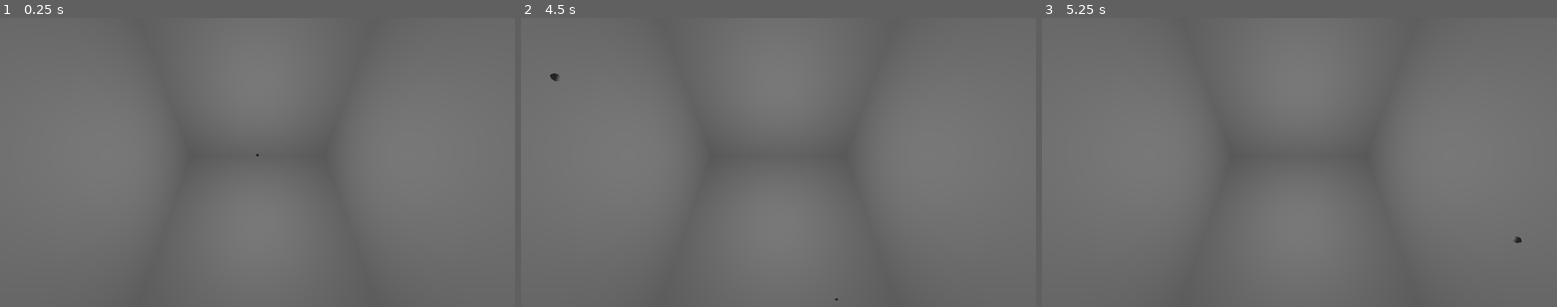
Above: before the commit, frames 1-3 (left to right).
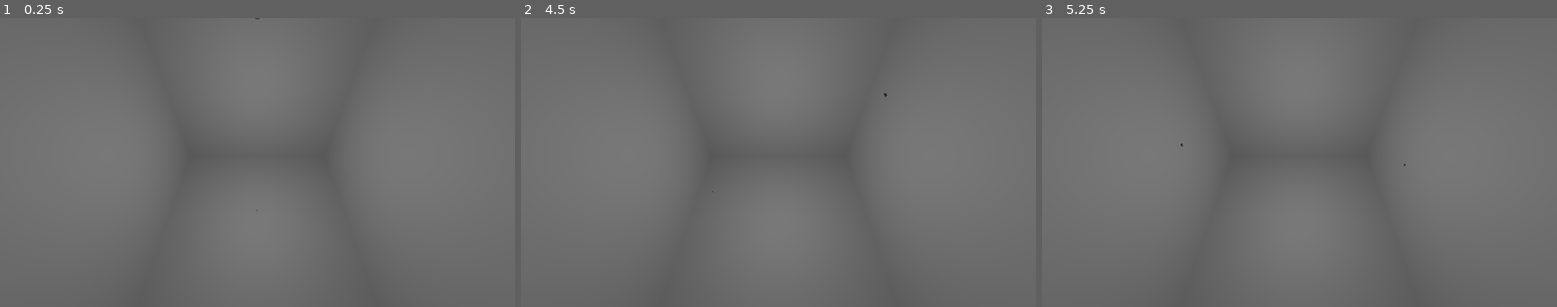
Above: after the commit, the same moments.

Repository: sciemniak000/Pool3D
Game: Godot game, scene res://pool_area.tscn
Same seed, same stepped clock (60 frames per second), same inputs: the game is played once before the commit and once after it.
Inputs:
- Up to frame 1 (0.25 s): no input
- Up to frame 2 (4.5 s): tap Enter at 0.5, 2, 3.5 s; tap Space at 1.25, 2.75, 4.25 s
- Up to frame 3 (5.25 s): no input

The runs differ from the first frame. In frame 1, less than 0.1% of the frame differs, in the area x 49-51%, y 0-67%; in frame 2, less than 0.1%, in the area x 5-72%, y 19-98%; in frame 3, less than 0.1%.

Commit message:
Balls collisions with wrong angles

Diff:
--- a/Node3DBall.gd
+++ b/Node3DBall.gd
@@ -8,9 +8,13 @@
 var wallsGettingNearer := [null, null, null]
 var distancesFromWalls := [1., 1., 1.]
 
+@onready var radiusContainer := $StaticBody3D/CollisionShape3D/CSGSphere3D
+var radius
+
 # Called when the node enters the scene tree for the first time.
 func _ready():
 	speed = Vector3(0., 0., 0.)
+	radius = radiusContainer.radius
 
 func init(positioning, walls):
 	position = positioning
@@ -19,17 +23,18 @@
 
 func setMovement(newSpeed):
 	speed = newSpeed
-	print("Speed set to: " + str(speed))
 	setWallsApproaching()
 	inMovement = true
 
 func countNewPosition(delta):
 	var position_delta := Vector3(delta * speed[0], delta * speed[1], delta * speed[2])
-	print("Calculated position delta to: " + str(position_delta) + " from delta: " + str(delta)
-	+ " and speed: " + str(speed))
 	for i in 3:
 		futurePosition[i] = position[i] + position_delta[i]
-	print("Future position set to: " + str(futurePosition))
+
+func countNewPositionWithPartialSpeed(delta, partialSpeed):
+	var position_delta := Vector3(delta * partialSpeed[0], delta * partialSpeed[1], delta * partialSpeed[2])
+	for i in 3:
+		futurePosition[i] = position[i] + position_delta[i]
 
 func countWallDistances():
 	for i in 3:
@@ -40,8 +45,7 @@
 
 # Called every frame. 'delta' is the elapsed time since the previous frame.
 func _process(delta):
-	print("new position: " + str(futurePosition))
-	print(distancesFromWalls)
+	pass
 
 func isMoving():
 	return inMovement
@@ -49,33 +53,25 @@
 func processCollisions():
 	for i in 3:
 		if(distancesFromWalls[i] < 0):
-			print("should collide with wall: " + wallsGettingNearer[i].getDebugId() + "; old speed: " + str(speed))
 			speed[i] = -speed[i]
-			print("new speed: " + str(speed))
 			futurePosition[i] = position[i]
 			setWallsApproaching()
 
 func setWallsApproaching():
 	if(speed[0] >= 0):
 		wallsGettingNearer[0] = allWalls[1]
-		print("Setting first awaiting wall to " + allWalls[0].getDebugId())
 	else:
 		wallsGettingNearer[0] = allWalls[0]
-		print("Setting first awaiting wall to " + allWalls[1].getDebugId())
 
 	if(speed[1] >= 0):
 		wallsGettingNearer[1] = allWalls[3]
-		print("Setting second awaiting wall to " + allWalls[3].getDebugId())
 	else:
 		wallsGettingNearer[1] = allWalls[2]
-		print("Setting second awaiting wall to " + allWalls[2].getDebugId())
 
 	if(speed[2] >= 0):
 		wallsGettingNearer[2] = allWalls[5]
-		print("Setting third awaiting wall to " + allWalls[5].getDebugId())
 	else:
 		wallsGettingNearer[2] = allWalls[4]
-		print("Setting third awaiting wall to " + allWalls[4].getDebugId())
 
 func acceptThePosition():
 	for i in 3:
--- a/pool_area.gd
+++ b/pool_area.gd
@@ -10,10 +10,13 @@
 @onready var wall5 := $Room/Wall5
 @onready var wall6 := $Room/Wall6
 
+var ballsCollidingLeft := []
+var ballsCollidingRight := []
+
 # Called when the node enters the scene tree for the first time.
 func _ready():
-	createBall(Vector3(-49., 0., 0.))
-	createBall(Vector3(3., 33., 45.))
+	createBall(Vector3(-49., -40., 0.25))
+	createBall(Vector3(-49., 40., 0.))
 
 	var timer := Timer.new()
 	add_child(timer)
@@ -31,15 +34,15 @@
 	balls.append(ball)
 
 func triggerMovement():
-	balls[0].setMovement(Vector3(-40., 20., 10.))
-	balls[1].setMovement(Vector3(4., 48., 23.))
+	balls[0].setMovement(Vector3(0., 40., 0.))
+	balls[1].setMovement(Vector3(0., -40., 0.))
 
 
 # Called every frame. 'delta' is the elapsed time since the previous frame.
 func _process(delta):
 	countFuturePositions(delta)
 	findCollisions()
-	processCollisions()
+	processCollisions(delta)
 	proceedToPosition()
 
 func countFuturePositions(delta):
@@ -52,10 +55,51 @@
 		if ball.isMoving():
 			ball.countWallDistances();
 
-func processCollisions():
+	for i in range(balls.size()):
+		for j in range(i + 1, balls.size()):
+			var distance = sqrt(pow(balls[i].futurePosition[0] - balls[j].futurePosition[0], 2)
+			+ pow(balls[i].futurePosition[1] - balls[j].futurePosition[1], 2)
+			+ pow(balls[i].futurePosition[2] - balls[j].futurePosition[2], 2))
+			if distance <= balls[i].radius + balls[j].radius:
+				ballsCollidingLeft.append(balls[i])
+				ballsCollidingRight.append(balls[j])
+
+func processCollisions(delta):
 	for ball in balls:
 		if ball.isMoving():
 			ball.processCollisions()
+
+	for i in range(min(ballsCollidingLeft.size(), ballsCollidingRight.size())):
+		var ball1 = ballsCollidingLeft[i]
+		var ball2 = ballsCollidingRight[i]
+		var normalVector = getNormalVector(ball1, ball2)
+		print("normal vector calculated to: " + str(normalVector))
+		var collisionSpeed1 = countCollisionSpeed(normalVector, ball1)
+		var collisionSpeed2 = countCollisionSpeed(normalVector, ball2)
+		print("collision vectors calculated 1 to: " + str(collisionSpeed1) + "; and 2 to: " + str(collisionSpeed2))
+		processBallsCollision(delta, ball1, ball2, collisionSpeed1, collisionSpeed2)
+
+	ballsCollidingLeft.clear()
+	ballsCollidingRight.clear()
+
+func getNormalVector(ball1, ball2):
+	var pos1 = ball1.position
+	var pos2 = ball2.position
+	var dif = pos2 - pos1
+	return dif/sqrt(pow(dif[0], 2) + pow(dif[1], 2) + pow(dif[2], 2))
+
+func countCollisionSpeed(normalVector, ball):
+	return normalVector.dot(ball.speed)*normalVector
+
+func processBallsCollision(delta, ball1, ball2, collisionSpeed1, collisionSpeed2):
+	var unimpactedSpeed1 = ball1.speed - collisionSpeed1
+	var unimpactedSpeed2 = ball2.speed - collisionSpeed2
+
+	ball1.countNewPositionWithPartialSpeed(delta, unimpactedSpeed1)
+	ball2.countNewPositionWithPartialSpeed(delta, unimpactedSpeed2)
+
+	ball1.setMovement(unimpactedSpeed1 + collisionSpeed2)
+	ball2.setMovement(unimpactedSpeed2 + collisionSpeed1)
 
 func proceedToPosition():
 	for ball in balls:
